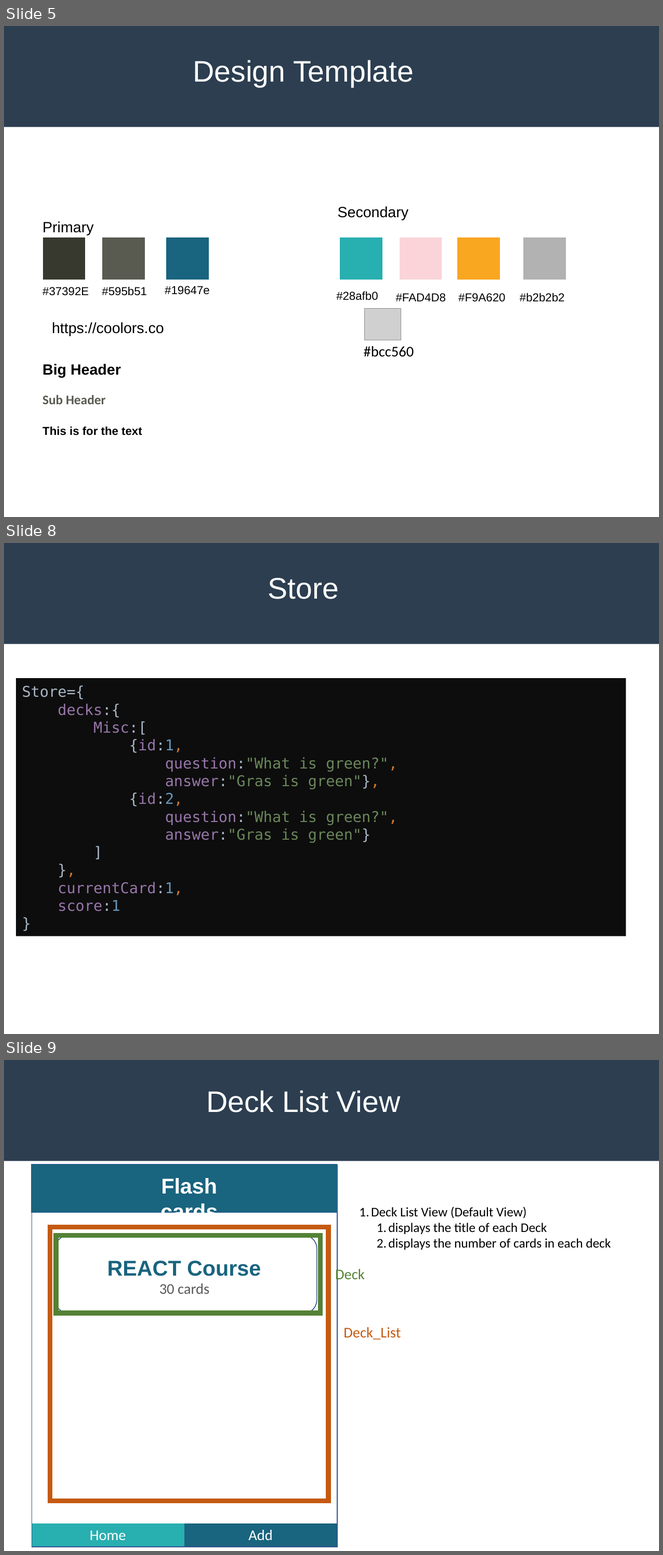
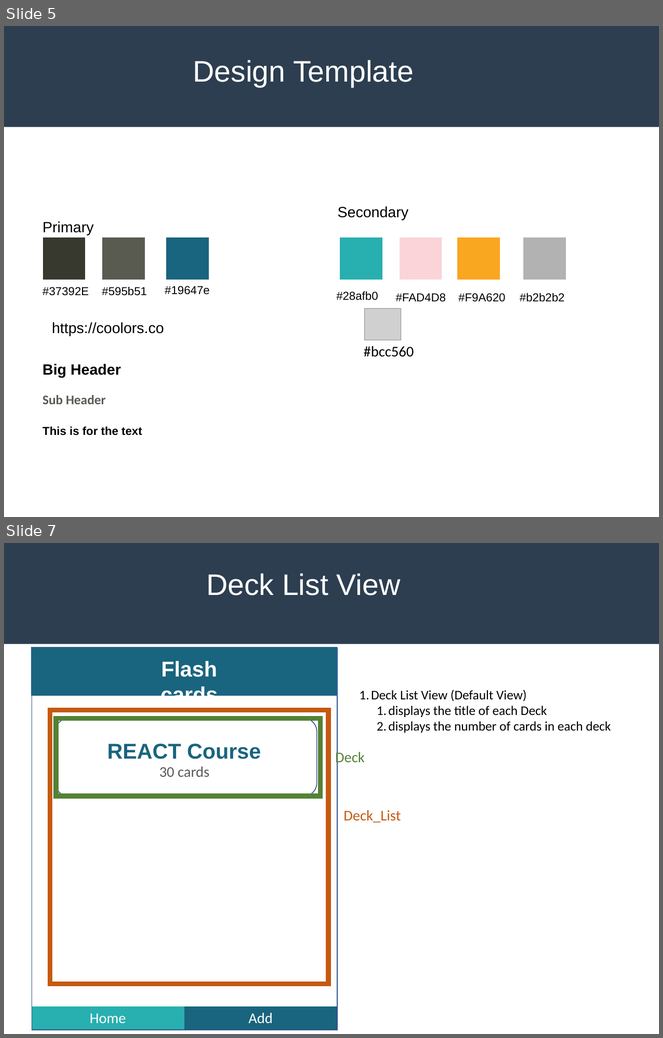
Before and after one commit to gwillig/flashcard, a slide deck: design_architecture.pptx. Shown one above the other, each under a label of ours: slides 5, 8 and 9 before the commit, slides 5 and 7 after it; the slides between them are not shown. The pictures are 663x1555 and 663x1038 pixels, drawn with LibreOffice and Linux fonts; fonts in the diff are those of the drawing; grey boxes stand for pictures. Boxes give left, top, right and bottom in pixels: in the first picture for what was removed or moved away, otherwise in the second. Text is boxed around its words. In the diff, an @@ line names an element or a change of style, - is before the commit and + after.

```diff
--- a/design_architecture.pptx
+++ b/design_architecture.pptx
@@ slide 8 removed at (x1=4, y1=543, x2=659, y2=1034), background #FFFFFF; not listed: 1 template element that a slide beside it also shows @@
@@ title removed at (x1=268, y1=578, x2=339, y2=599) @@
-Store
@@ rectangle removed at (x1=16, y1=679, x2=626, y2=937) @@
-Store={
-decks:{
-Misc:[
-{id:1,
-question:"What is green?",
-answer:"Gras is green"},
-{id:2,
-question:"What is green?",
-answer:"Gras is green"}
-]
-},
-currentCard:1,
-score:1
-}
@@ what was slide 9 is now slide 7 @@
```
Also in this commit, not shown: 2 slides changed, 1 slide added, 3 other slides removed, 16 other files.
